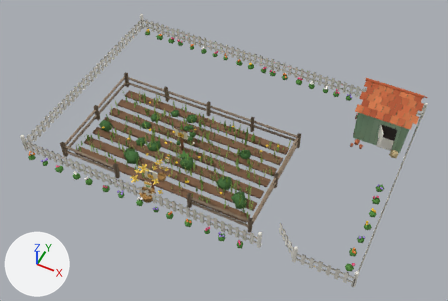
An edit to the glTF model web3d/models/garden3.glb, drawn before and after from the same camera.
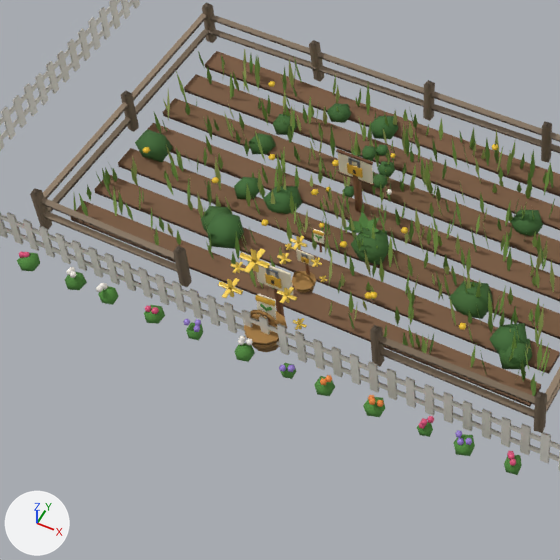
Each version appears first whole from a 50 mm camera at (5.08, -8.03, 10.59) aimed at (0.9, 0.31, 0.16), and next in a close-up on the part from 11% to 57% of the width and 24% to 93% of the height. Arrows for +X, +Y and +Z are at lower left; the lights stay in place. The first two pictures are the older version. Vertices at exactly the same position are counted once.

The first close-up shows 'field_ready', 'field_wild', 'garden_ready', 'garden_wild', 'garden_yard', 'lock_sign' and 2 more.
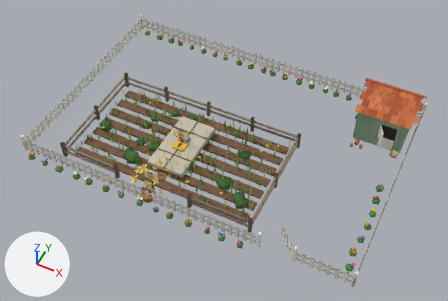
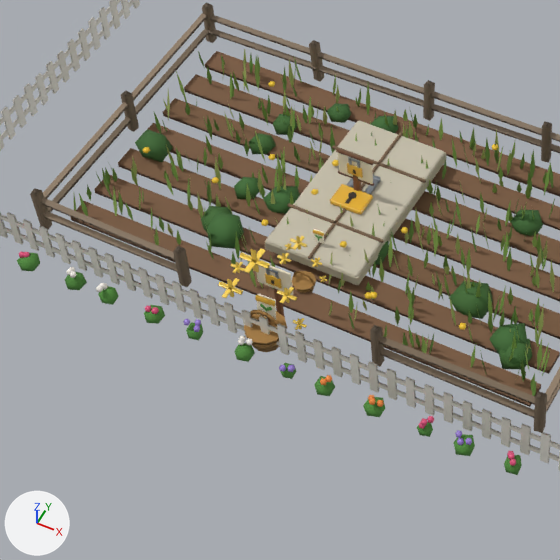
The change, as a list of edits to the scene's bpy script:
```text
Change me_garden_wild:
    used by ob_garden_wild; location = (0.0, 0.0, 0.0)
    remove me_garden_wild.from_pydata(...)  # 850 vertices, 728 faces; spans x -0.36..0.37, y -0.87..0.69, z 0.0..0.45
    add me_garden_wild.from_pydata(...)  # 148 vertices, 252 faces; spans x -0.45..0.45, y -0.8..0.8, z 0.13..0.32
    me_garden_wild part 1: a new loose piece, a box spanning x -0.45..0.45, y 0.364..0.386, z 0.254..0.276, in mat_matte
    me_garden_wild part 2: a new loose piece, a box spanning x -0.45..0.45, y -0.386..-0.364, z 0.254..0.276, in mat_matte
    me_garden_wild part 3: a new loose piece, a 10-sided cylinder along z spanning x -0.033..0.033, y -0.115..-0.045, z 0.305..0.317, in mat_matte
    me_garden_wild part 4: a new loose piece, a box spanning x -0.011..0.011, y -0.8..0.8, z 0.254..0.276, in mat_matte
    me_garden_wild part 5: a new loose piece, a box spanning x -0.108..-0.062, y 0.005..0.175, z 0.265..0.305, in mat_metal
    me_garden_wild part 6: a new loose piece, a box spanning x 0.062..0.108, y 0.005..0.175, z 0.265..0.305, in mat_metal
    me_garden_wild part 7: a new loose piece of 24 vertices spanning x -0.44..0.44, y -0.79..0.79, z 0.13..0.23, in mat_matte
    me_garden_wild part 8: a new loose piece of 24 vertices spanning x -0.43..0.43, y -0.78..0.78, z 0.21..0.26, in mat_matte
    me_garden_wild part 9: a new loose piece of 24 vertices spanning x -0.15..0.15, y -0.21..0.01, z 0.26..0.31, in mat_gloss
    me_garden_wild part 10: the loose piece of 31 vertices spanning x 0.06..0.37, y -0.39..-0.13, z 0.17..0.25 is deleted
    me_garden_wild part 11: the loose piece of 24 vertices spanning x -0.08..0.08, y -0.86..-0.84, z 0.25..0.38 is deleted
    me_garden_wild part 12: the loose piece of 12 vertices spanning x -0.21..-0.07, y 0.39..0.52, z 0.21..0.31 is deleted
    me_garden_wild part 13: the loose piece of 12 vertices spanning x -0.15..-0.03, y -0.05..0.06, z 0.18..0.27 is deleted
    me_garden_wild part 14: the loose piece of 12 vertices spanning x -0.12..-0.01, y 0.49..0.61, z 0.19..0.29 is deleted
    me_garden_wild part 15: the loose piece of 12 vertices spanning x -0.01..0.15, y 0.31..0.46, z 0.16..0.29 is deleted
    me_garden_wild part 16: the loose piece of 12 vertices spanning x 0.03..0.16, y 0.14..0.28, z 0.19..0.31 is deleted
    me_garden_wild part 17: 534 vertices removed from x -0.36..0.37, y -0.68..0.69, z 0.16..0.45
    other edits to the shape of me_garden_wild do not show in these pictures
    remove me_garden_wild.materials.append(mat_satin)
```

Pixel boxes [x1, y1, x2, y2] of what changed, in the close-ups (560 x 560 px):
'garden_wild', reshaped (46% wider)
    before: [296, 116, 420, 275]
    after: [265, 121, 446, 285]
part 1 of me_garden_wild, added
    after: [332, 145, 426, 183]
part 2 of me_garden_wild, added
    after: [288, 203, 384, 243]
part 3 of me_garden_wild, added
    after: [348, 192, 356, 199]
part 4 of me_garden_wild, added
    after: [308, 131, 403, 259]
part 5 of me_garden_wild, added (mostly hidden)
    after: [347, 178, 354, 188]
part 6 of me_garden_wild, added
    after: [364, 179, 378, 194]
part 7 of me_garden_wild, added
    after: [265, 152, 446, 285]
part 8 of me_garden_wild, added
    after: [267, 121, 444, 277]
part 9 of me_garden_wild, added (orange)
    after: [330, 184, 373, 215]
part 10 of me_garden_wild, deleted
    before: [344, 211, 379, 237]
part 11 of me_garden_wild, deleted
    before: [296, 249, 314, 266]
part 12 of me_garden_wild, deleted
    before: [362, 145, 376, 160]
part 13 of me_garden_wild, deleted
    before: [342, 186, 354, 198]
part 14 of me_garden_wild, deleted
    before: [376, 144, 388, 156]
part 15 of me_garden_wild, deleted
    before: [377, 161, 395, 177]
part 16 of me_garden_wild, deleted
    before: [373, 174, 388, 188]
part 17 of me_garden_wild, deleted
    before: [297, 116, 420, 264]
